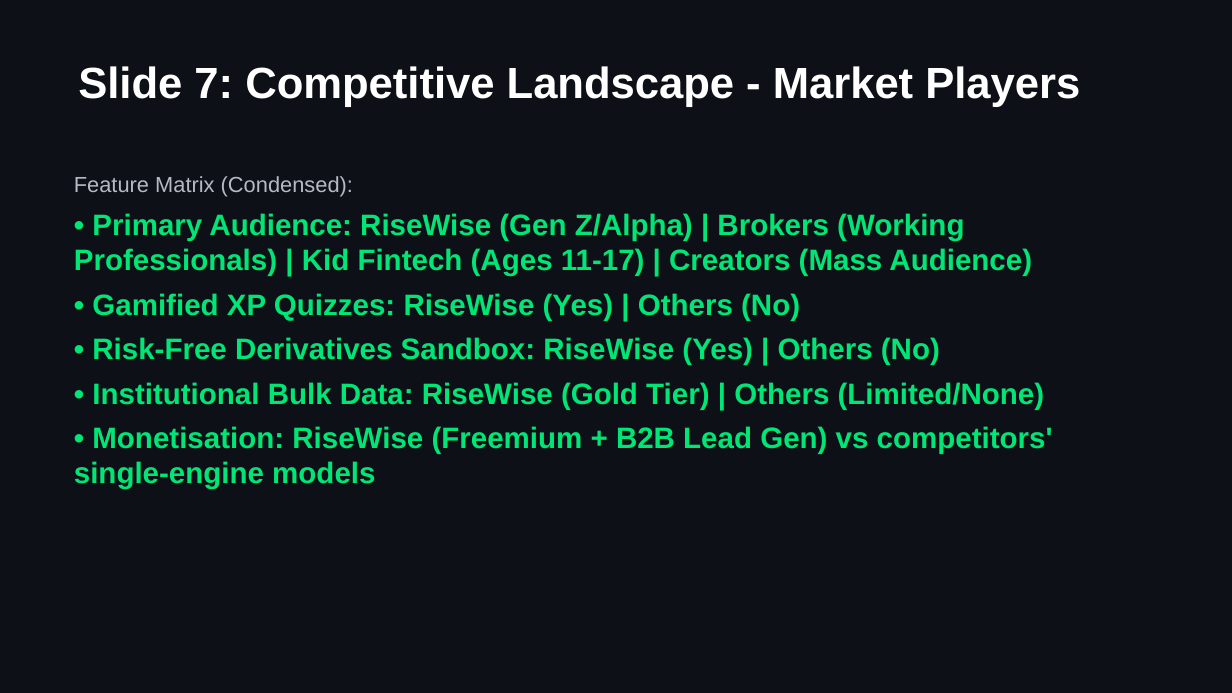
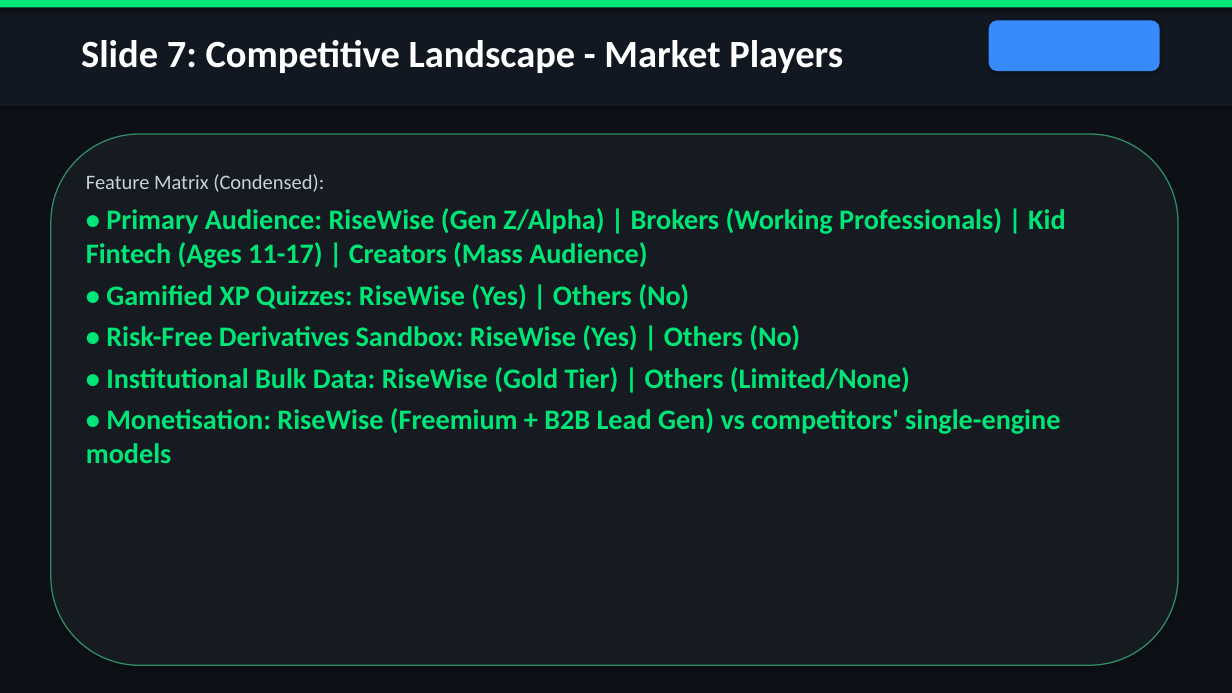
Before and after one commit to mthak/my-chatbot, a slide deck: slide 7 of RiseWise_Full_Investor_Deck.pptx. Drawn at 1232x693 pixels with LibreOffice and Linux fonts; fonts in the diff are those of the drawing. Boxes give left, top, right and bottom in pixels: in the first picture for what was removed or moved away, otherwise in the second. Text is boxed around its words. In the diff, an @@ line names an element or a change of style, - is before the commit and + after.

```diff
--- a/RiseWise_Full_Investor_Deck.pptx
+++ b/RiseWise_Full_Investor_Deck.pptx
@@ rectangle added at (0,0,1232,106), fill #121821 @@
@@ rectangle added at (0,0,1232,7), fill #00E676 @@
@@ text "Slide 7: Competitive Landscape - ...": place and size @@
-text "Slide 7: Competitive Landscape - ..." at (78,66,1080,107)
+text "Slide 7: Competitive Landscape - ..." at (81,40,843,73)
@@ text "Slide 7: Competitive Landscape - ..." at (81,40,843,73): size 34 to 30 pt, font Arial to Calibri @@
@@ rounded rectangle added at (989,20,1160,71), fill #388BFD @@
@@ rounded rectangle added at (51,134,1178,665), fill #161B22, outline #308C64 1 pt @@
@@ text "Feature Matrix (Condensed):": place and size @@
-text "Feature Matrix (Condensed):" at (74,176,1053,489)
+text "Feature Matrix (Condensed):" at (86,174,1065,463)
@@ text "Feature Matrix (Condensed):" at (86,174,1065,463): size 17 to 16 pt, text colour #B4B9C3 to #C9D1D9 in "Feature Matrix (Condensed):"; font Arial to Calibri, size 23 to 22 pt; less space between paragraphs @@
```
Also in this commit, not shown: 10 other slides changed.
